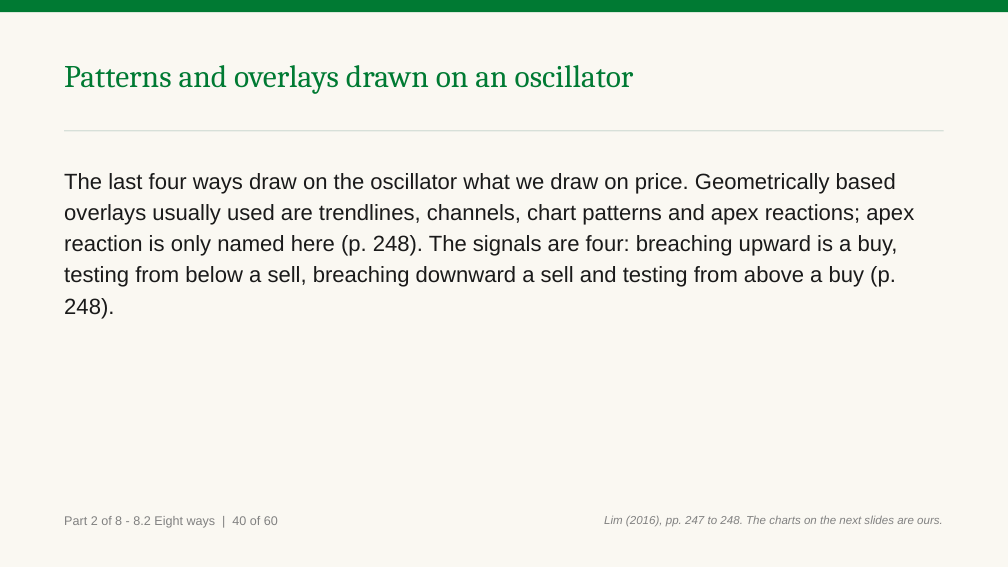
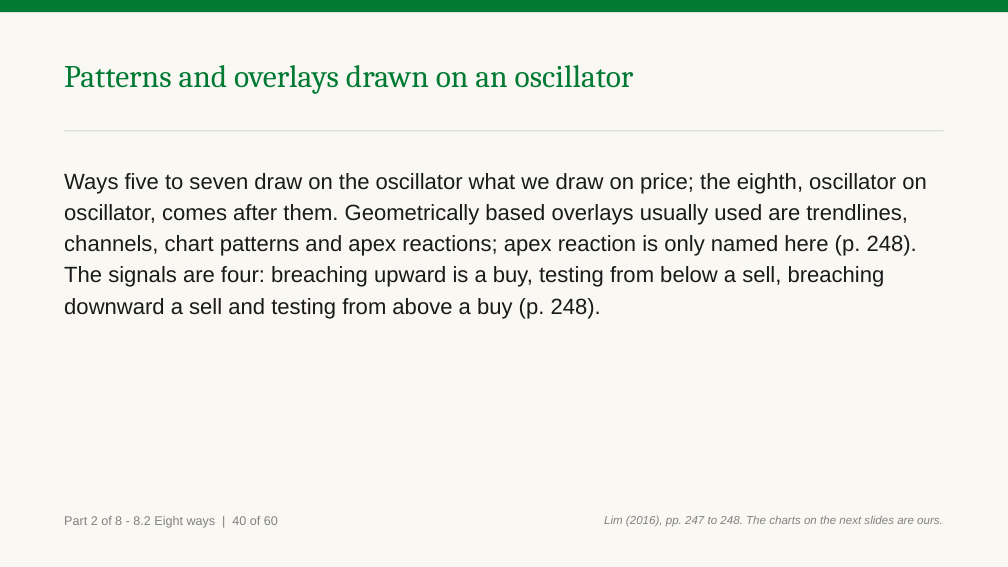
Before and after one commit to benjiesotelo-sudo/Telos_FIN1209, a slide deck: slide 115 of chapter-08/FIN1209-Chapter-08.pptx (slide 116 before the commit). Drawn at 1008x567 pixels with LibreOffice and Linux fonts; fonts in the diff are those of the drawing. Boxes give left, top, right and bottom in pixels: in the first picture for what was removed or moved away, otherwise in the second. Text is boxed around its words. In the diff, an @@ line names an element or a change of style, - is before the commit and + after.

```diff
--- a/chapter-08/FIN1209-Chapter-08.pptx
+++ b/chapter-08/FIN1209-Chapter-08.pptx
@@ text at <box>64,173,927,319</box>: text changed @@
-The last four ways draw on the oscillator what we draw on price. Geometrically based overlays usually used are trendlines, channels, chart patterns and apex reactions; apex reaction is only named here (p. 248). The signals are four: breaching upward is a buy, testing from below a sell, breaching downward a sell and testing from above a buy (p. 248).
+Ways five to seven draw on the oscillator what we draw on price; the eighth, oscillator on oscillator, comes after them. Geometrically based overlays usually used are trendlines, channels, chart patterns and apex reactions; apex reaction is only named here (p. 248). The signals are four: breaching upward is a buy, testing from below a sell, breaching downward a sell and testing from above a buy (p. 248).
```
Also in this commit, not shown: 59 other slides changed, 1 slide removed, 5 other files.
